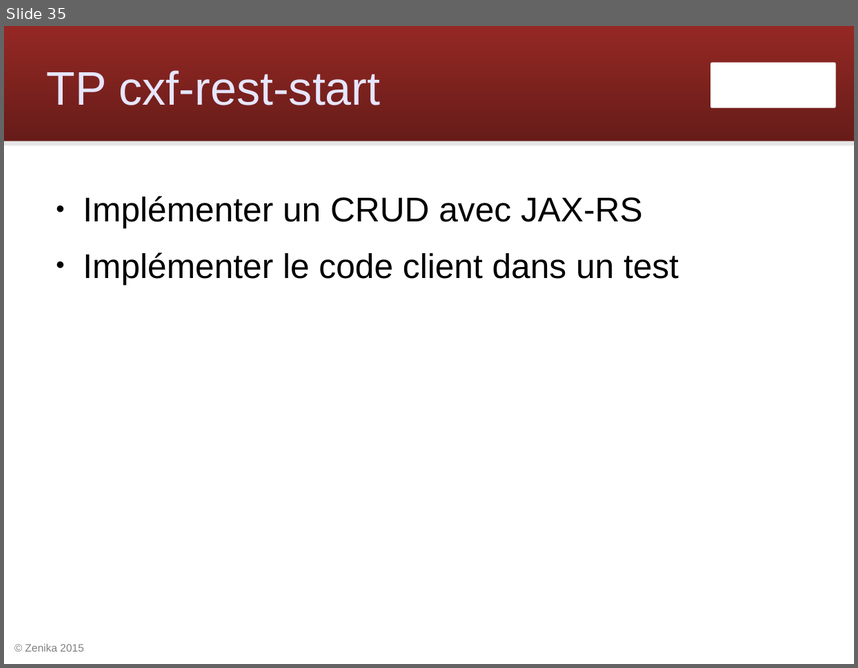
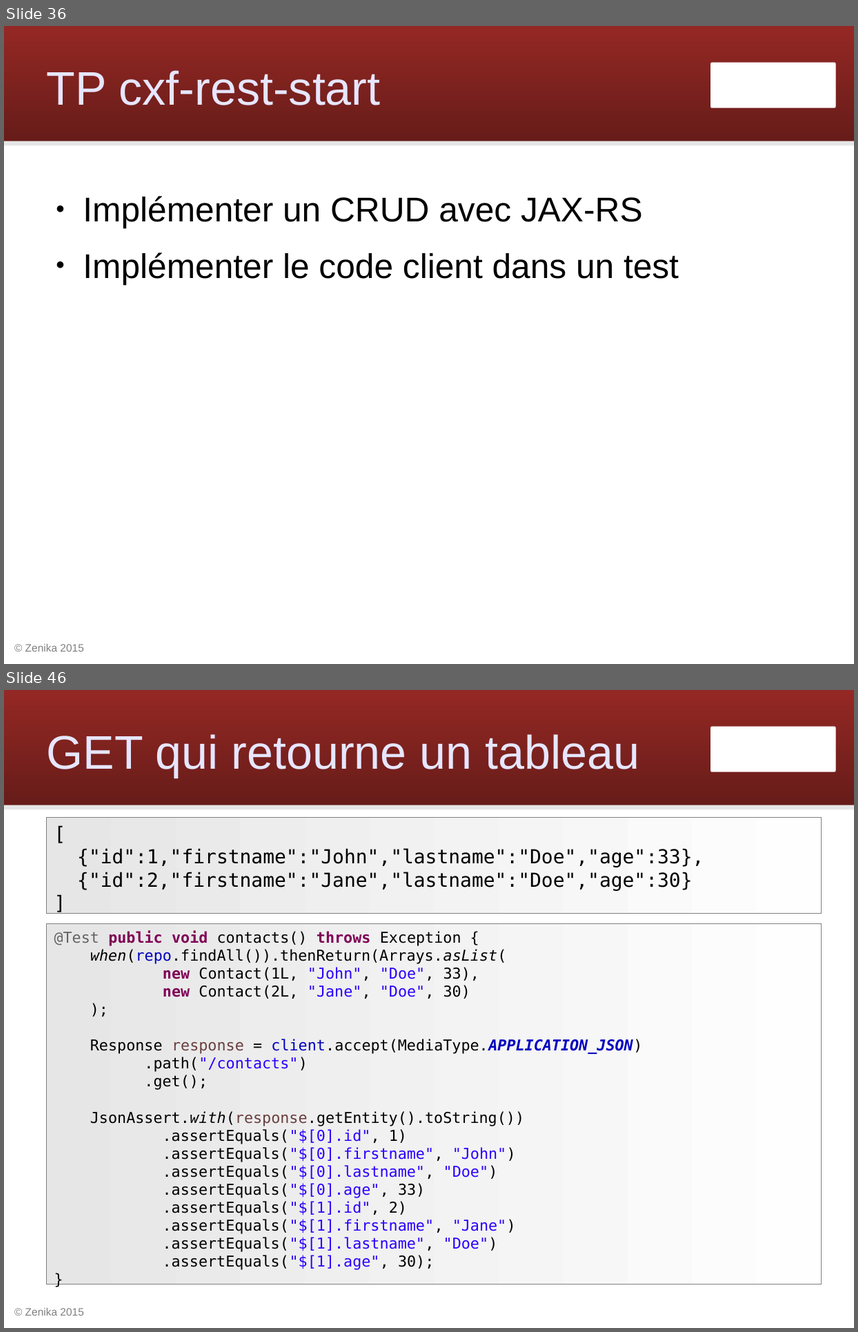
Before and after one commit to Zenika/workshop-cxf-rest, a slide deck: cxf-rest-workshop.odp. Shown one above the other, each under a label of ours: slide 35 before the commit, slides 36 and 46 after it; the slides between them are not shown. The pictures are 858x668 and 858x1332 pixels, drawn with LibreOffice and Linux fonts; fonts in the diff are those of the drawing; background and template pictures are left out. Boxes give left, top, right and bottom in pixels: in the first picture for what was removed or moved away, otherwise in the second. Text is boxed around its words. In the diff, an @@ line names an element or a change of style, - is before the commit and + after.

```diff
--- a/cxf-rest-workshop.odp
+++ b/cxf-rest-workshop.odp
@@ slide 46 added at (x1=4, y1=690, x2=854, y2=1328), background #FFFFFF; not listed: 4 template elements that a slide beside it also shows @@
@@ title added at (x1=47, y1=734, x2=640, y2=778), 44 pt, text #E6E6FF @@
+GET qui retourne un tableau
@@ rectangle added at (x1=46, y1=817, x2=822, y2=913), fill gradient #E6E6E6 to #FEFEFE, outline #808080 0 pt, 18 pt, text #000000 @@
+[
+{"id":1,"firstname":"John","lastname":"Doe","age":33},
+{"id":2,"firstname":"Jane","lastname":"Doe","age":30}
+]
@@ rectangle added at (x1=46, y1=924, x2=822, y2=1284), fill gradient #E6E6E6 to #FEFEFE, outline #808080 0 pt, 14 pt, text #000000 @@
+@Test public void contacts() throws Exception {
+when(repo.findAll()).thenReturn(Arrays.asList(
+new Contact(1L, "John", "Doe", 33),
+new Contact(2L, "Jane", "Doe", 30)
+);
+Response response = client.accept(MediaType.APPLICATION_JSON)
+.path("/contacts")
+.get();
+JsonAssert.with(response.getEntity().toString())
+.assertEquals("$[0].id", 1)
+.assertEquals("$[0].firstname", "John")
+.assertEquals("$[0].lastname", "Doe")
+.assertEquals("$[0].age", 33)
+.assertEquals("$[1].id", 2)
+.assertEquals("$[1].firstname", "Jane")
+.assertEquals("$[1].lastname", "Doe")
+.assertEquals("$[1].age", 30);
+}
@@ what was slide 35 is now slide 36 @@
```
Also in this commit, not shown: 39 other slides added, 18 other files.
